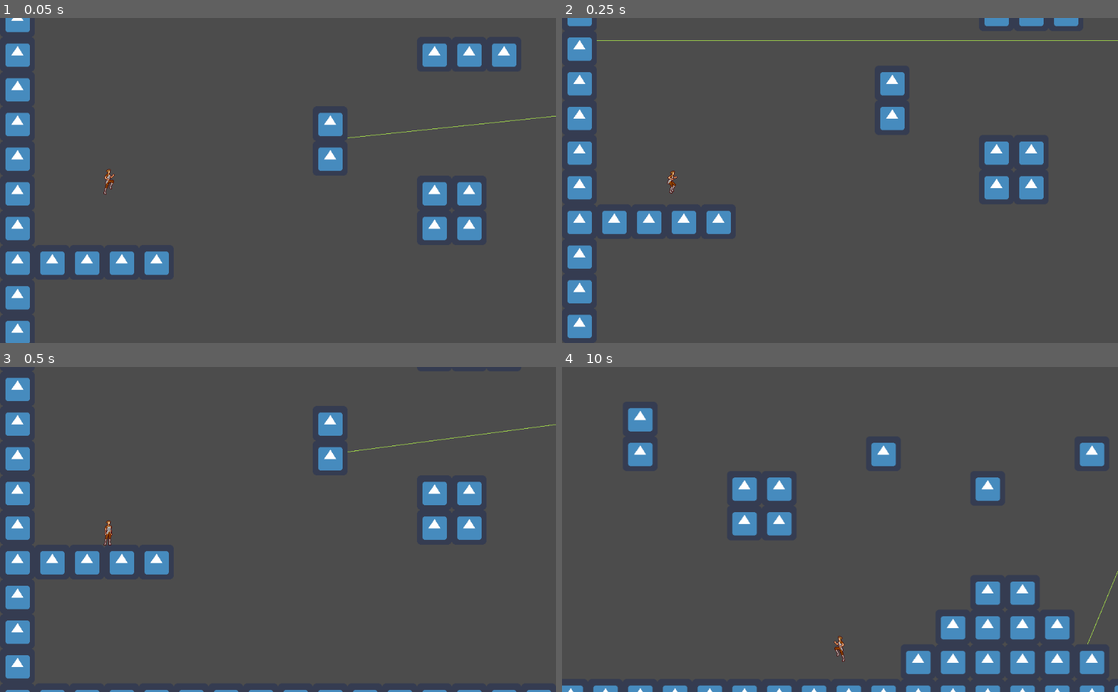
Above: before the commit, frames 1-4 (two rows, left to right).
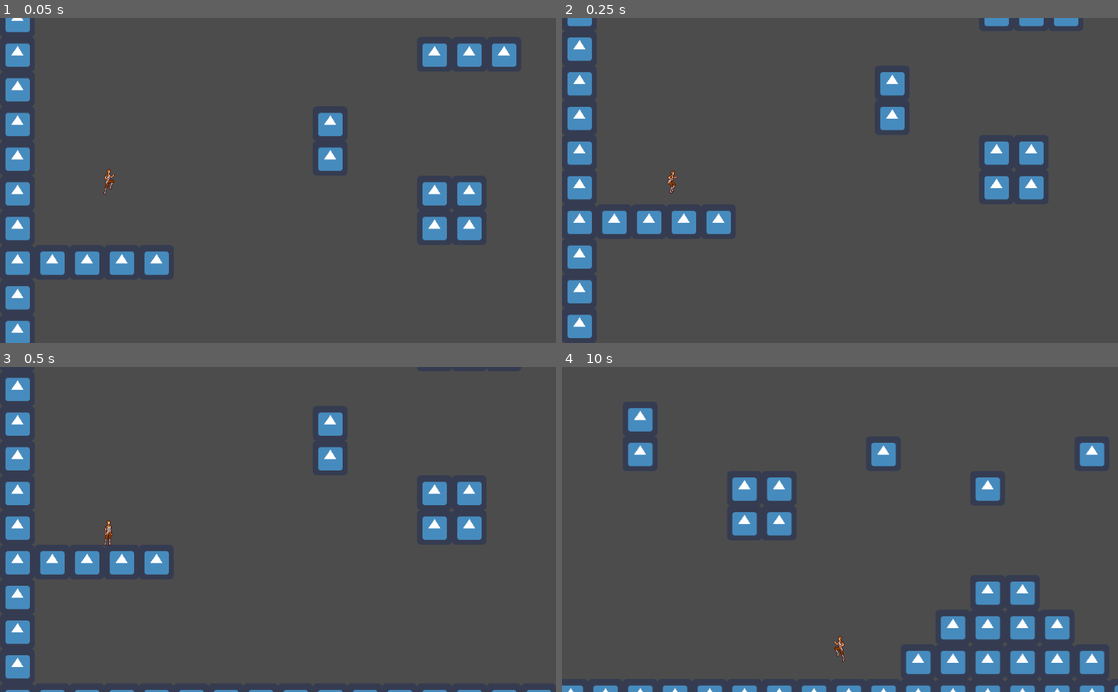
Above: after the commit, the same moments.

Repository: trevrobb/Exercise-04b-Hide-and-Seek
Game: Godot game, scene res://Game.tscn
Same seed, same stepped clock (60 frames per second), same inputs: the game is played once before the commit and once after it. The engine's default icon, where the game draws it, is replaced by a stand-in: a white triangle on a blue panel in a dark square.
Inputs:
- Up to frame 1 (0.05 s): no input
- Up to frame 2 (0.25 s): no input
- Up to frame 3 (0.5 s): no input
- Up to frame 4 (10 s): hold D (right) 0.53-2.03 s; tap W (jump) at 0.77, 1.52, 3.02, 3.77, 4.52, 6.02, 6.77, 7.52, 9.02, 9.77 s; hold A (left) 2.03-2.78 s; hold D (right) 2.78-4.28 s; hold A (left) 4.28-5.03 s; hold D (right) 5.03-5.78 s; hold A (left) 5.78-7.28 s; hold D (right) 7.28-9.53 s; hold A (left) from 9.53 s (still down)

The runs differ from the first frame. In frame 1, 0.1% of the frame differs, in the area x 62-100%, y 30-37%; in frame 2, 0.2%, in the area x 6-100%, y 6-8%; in frame 3, 0.1%; in frame 4, less than 0.1%.

Commit message:
Update Game.tscn

Diff:
--- a/Game.tscn
+++ b/Game.tscn
@@ -1,7 +1,6 @@
 [gd_scene load_steps=9 format=2]
 
 [ext_resource path="res://icon.png" type="Texture" id=1]
-[ext_resource path="res://Enemy/Turret.tscn" type="PackedScene" id=2]
 [ext_resource path="res://Enemy/Enemy_Container.gd" type="Script" id=4]
 [ext_resource path="res://Player/Player_Container.gd" type="Script" id=12]
 
@@ -63,7 +62,3 @@
 
 [node name="Enemy_Container" type="Node2D" parent="."]
 script = ExtResource( 4 )
-
-[node name="Turret" parent="Enemy_Container" instance=ExtResource( 2 )]
-position = Vector2( 1637, 17.5 )
-rotation = 3.14159
